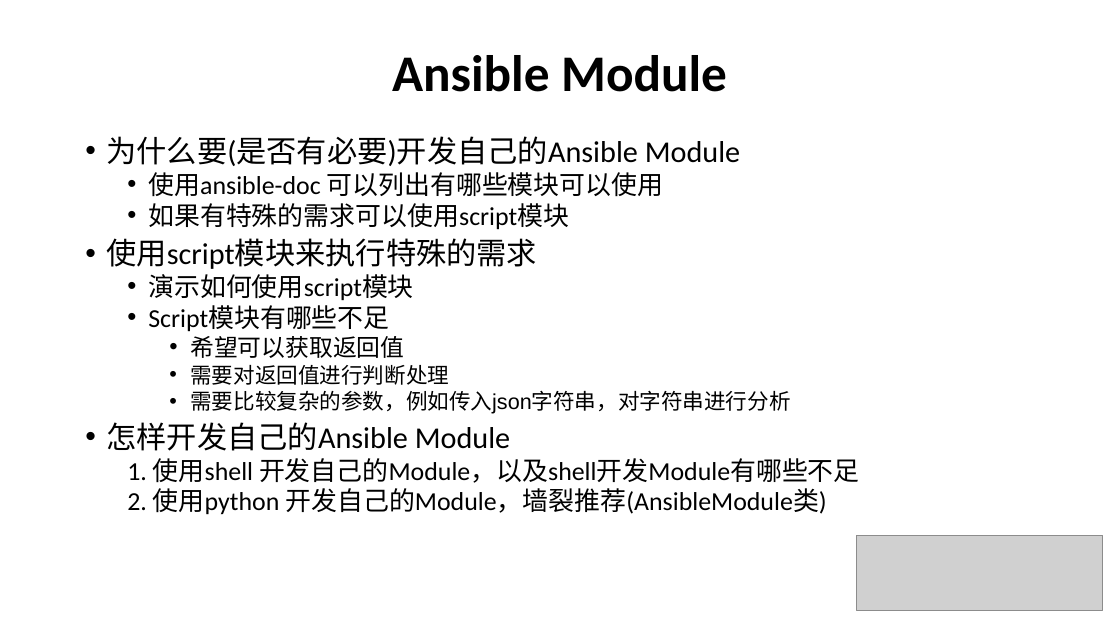
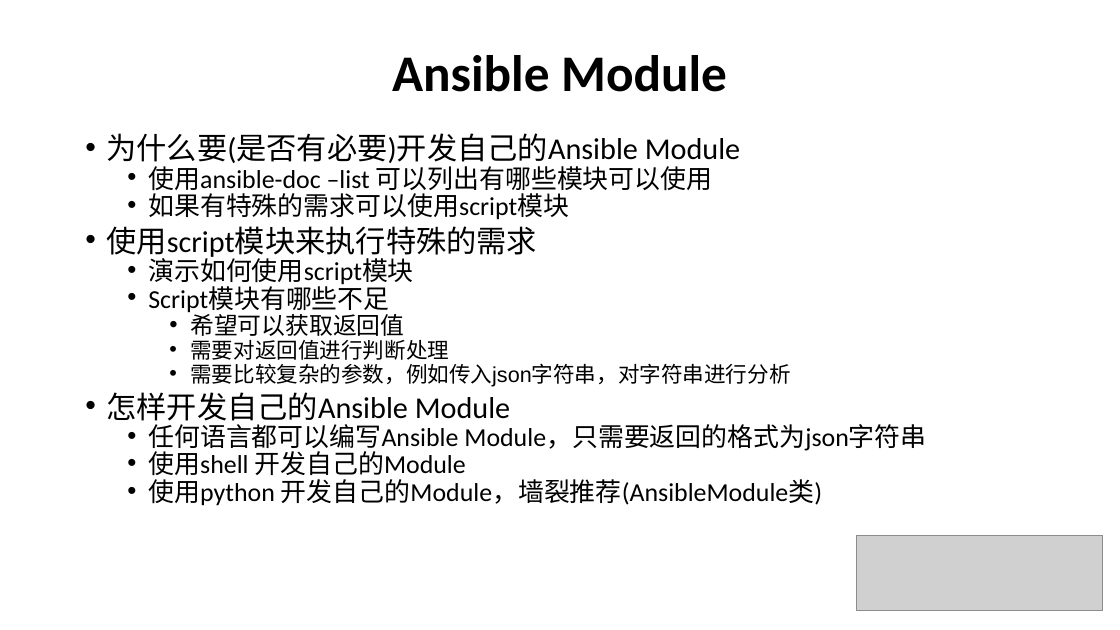
Before and after one commit to leeyan85/ansible-develop, a slide deck: slide 5 of 06-Ansible develop.pptx. Drawn at 1120x630 pixels with LibreOffice and Linux fonts; fonts in the diff are those of the drawing; grey boxes stand for pictures. Boxes give left, top, right and bottom in pixels: in the first picture for what was removed or moved away, otherwise in the second. Text is boxed around its words. In the diff, an @@ line names an element or a change of style, - is before the commit and + after.

Commit message:
modify ppt

```diff
--- a/06-Ansible develop.pptx
+++ b/06-Ansible develop.pptx
@@ text at <box>106,133,790,426</box>: line spacing 0.8 to 0.7 @@
@@ text at <box>148,161,713,195</box>: text changed @@
-  • 使用ansible-doc 可以列出有哪些模块可以使用
+  • 使用ansible-doc –list 可以列出有哪些模块可以使用
@@ text at <box>148,419,926,506</box>: text changed @@
-  1. 使用shell 开发自己的Module，以及shell开发Module有哪些不足
-  2. 使用python 开发自己的Module，墙裂推荐(AnsibleModule类)
+  • 任何语言都可以编写Ansible Module，只需要返回的格式为json字符串
+  • 使用shell 开发自己的Module
+  • 使用python 开发自己的Module，墙裂推荐(AnsibleModule类)
```
Also in this commit, not shown: 1 other file.
